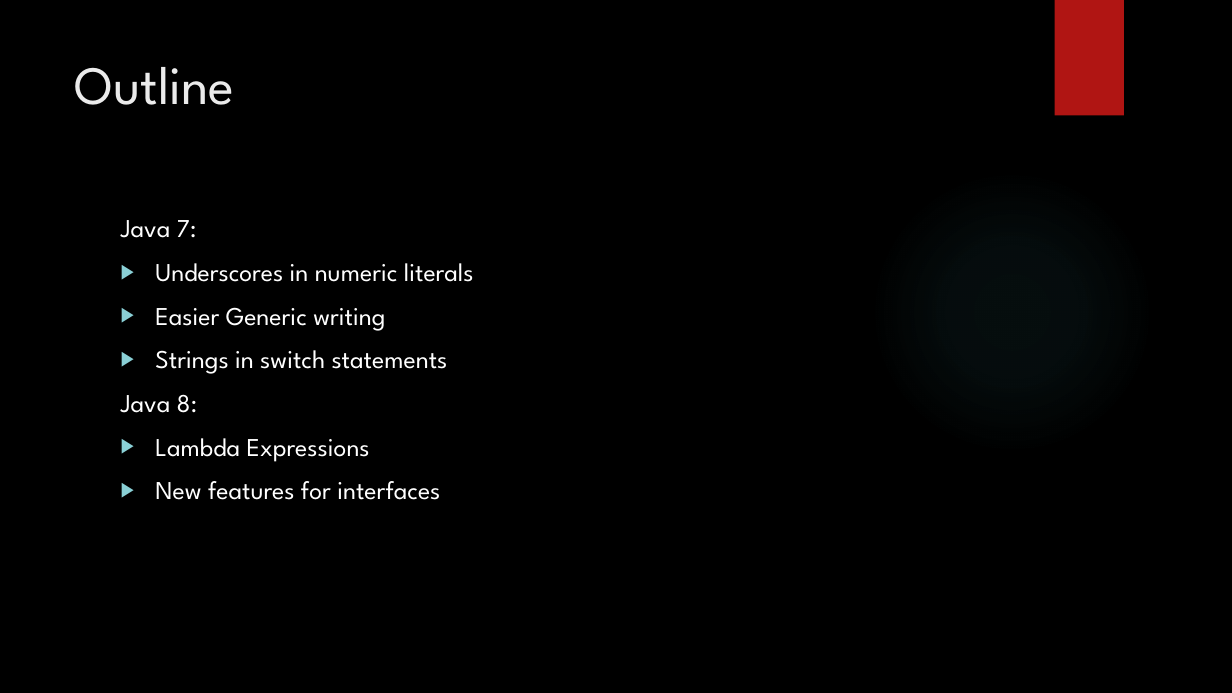
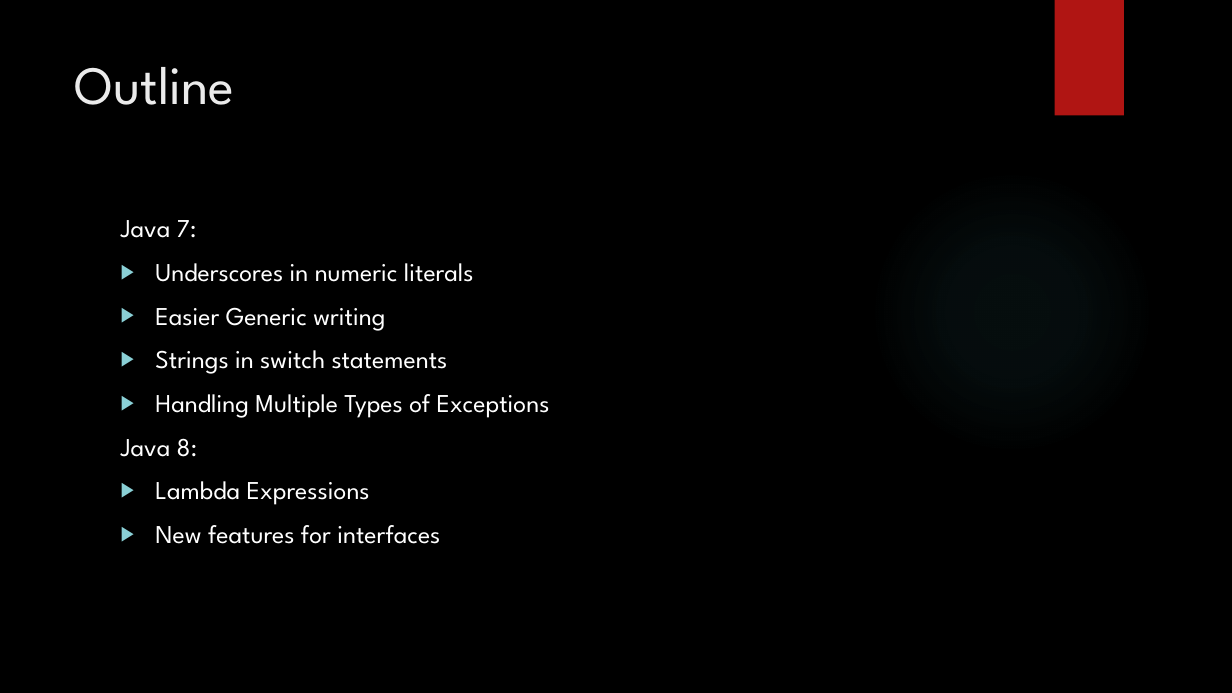
Before and after one commit to loganwrightoit/smartrm_dynamic, a slide deck: slide 2 of New Features of Java 7 and 8.pptx. Drawn at 1232x693 pixels with LibreOffice and Linux fonts; fonts in the diff are those of the drawing; background and template pictures are left out. Boxes give left, top, right and bottom in pixels: in the first picture for what was removed or moved away, otherwise in the second. Text is boxed around its words. In the diff, an @@ line names an element or a change of style, - is before the commit and + after.

Commit message:
I added a section about exception handling

```diff
--- a/New Features of Java 7 and 8.pptx
+++ b/New Features of Java 7 and 8.pptx
@@ text at (x1=155, y1=394, x2=550, y2=418): paragraph added @@
+▶ Handling Multiple Types of Exceptions
```
Also in this commit, not shown: 3 slides added.
